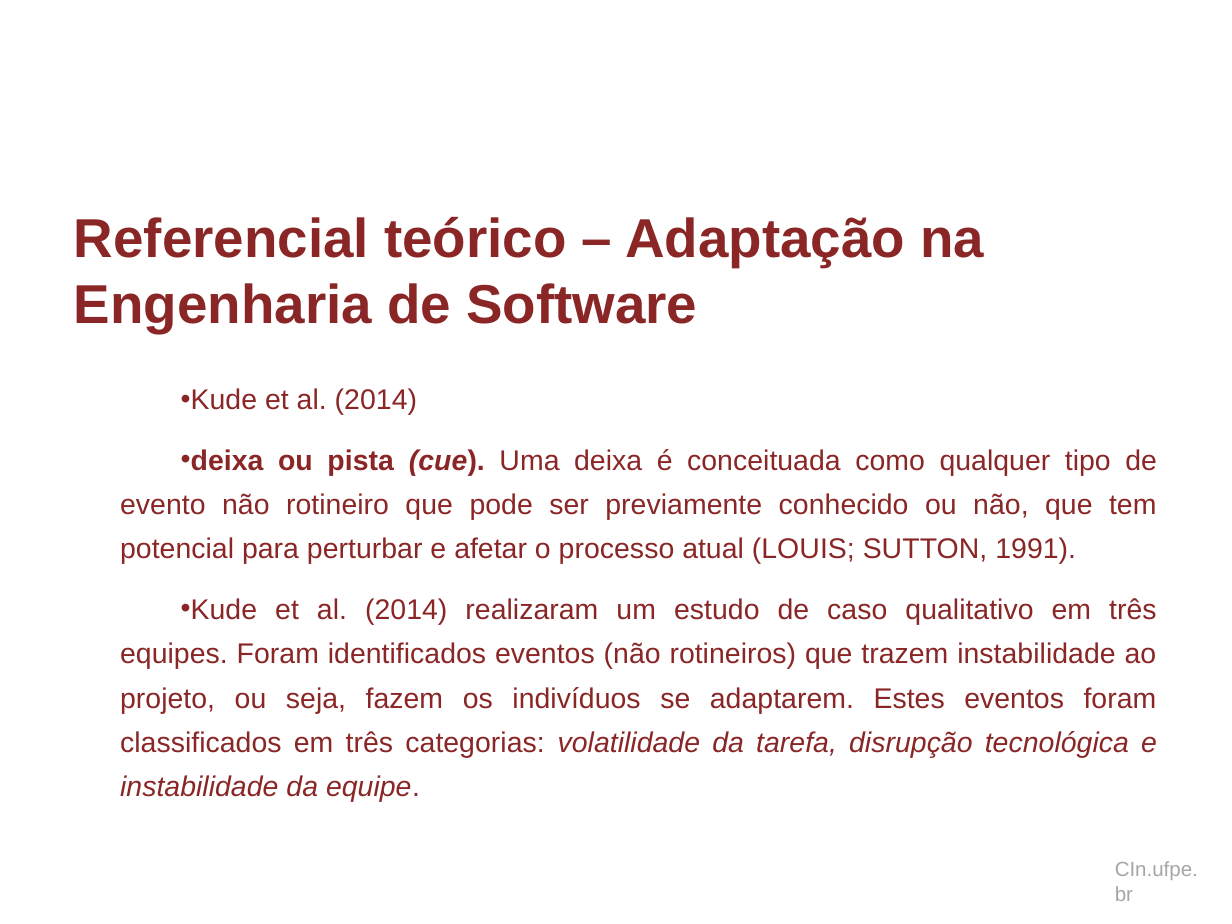
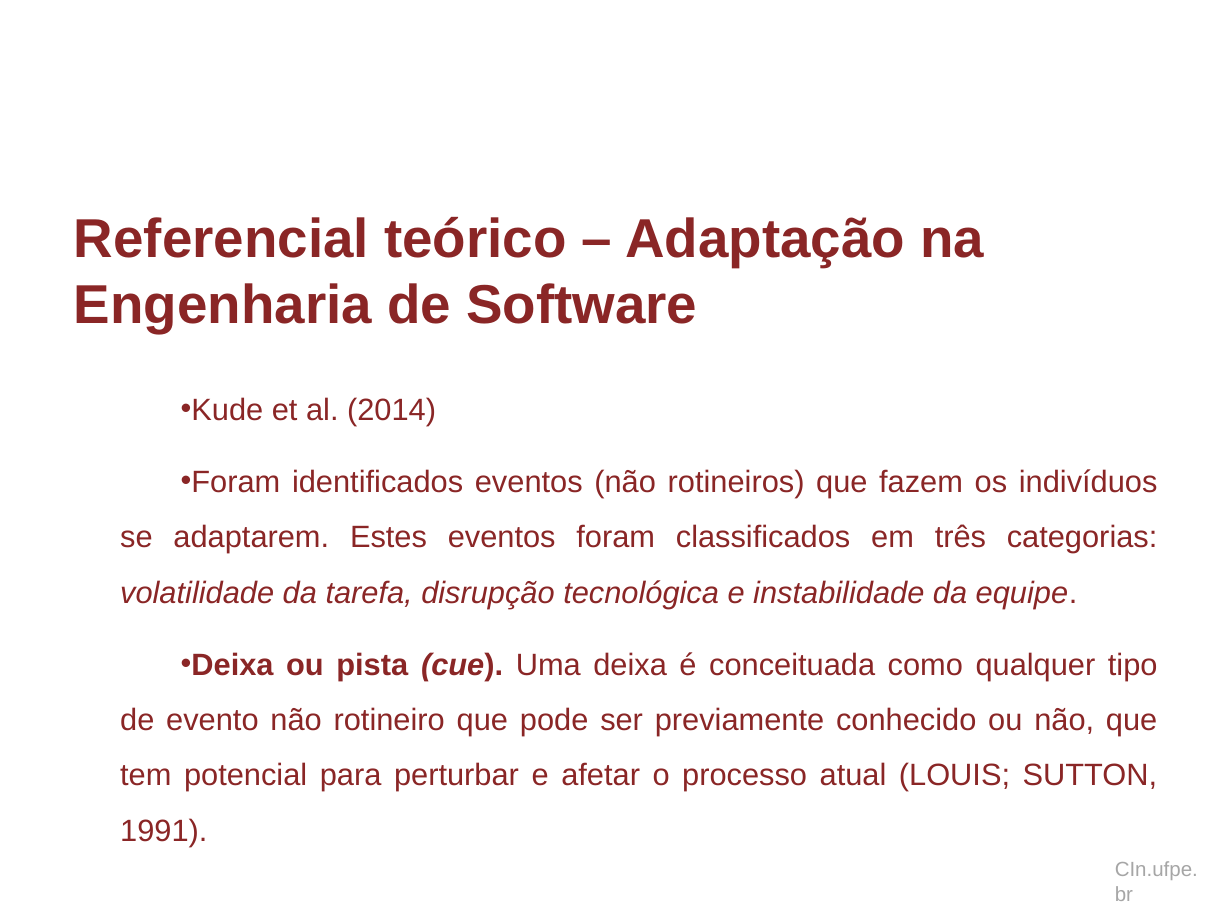
Before and after one commit to dan1lo/doutoradoR, a slide deck: slide 30 of apresentacao doutorado.pptx (slide 25 before the commit). Drawn at 1232x924 pixels with LibreOffice and Linux fonts; fonts in the diff are those of the drawing; background and template pictures are left out. Boxes give left, top, right and bottom in pixels: in the first picture for what was removed or moved away, otherwise in the second. Text is boxed around its words. In the diff, an @@ line names an element or a change of style, - is before the commit and + after.

Commit message:
atuzliacao apresentacao
atualiar

```diff
--- a/apresentacao doutorado.pptx
+++ b/apresentacao doutorado.pptx
@@ text at (x1=181, y1=397, x2=436, y2=426): size 16.6 to 18 pt in "Kude et al. (2014)"; line spacing 1.3 to 1.5 @@
@@ text at (x1=120, y1=469, x2=1158, y2=847): text changed; size 16.6 to 18 pt @@
-• deixa ou pista (cue). Uma deixa é conceituada como qualquer tipo de evento não rotineiro que pode ser previamente conhecido ou não, que tem potencial para perturbar e afetar o processo atual (LOUIS; SUTTON, 1991).
-• Kude et al. (2014) realizaram um estudo de caso qualitativo em três equipes. Foram identificados eventos (não rotineiros) que trazem instabilidade ao projeto, ou seja, fazem os indivíduos se adaptarem. Estes eventos foram classificados em três categorias: volatilidade da tarefa, disrupção tecnológica e instabilidade da equipe.
+• Foram identificados eventos (não rotineiros) que fazem os indivíduos se adaptarem. Estes eventos foram classificados em três categorias: volatilidade da tarefa, disrupção tecnológica e instabilidade da equipe.
+• Deixa ou pista (cue). Uma deixa é conceituada como qualquer tipo de evento não rotineiro que pode ser previamente conhecido ou não, que tem potencial para perturbar e afetar o processo atual (LOUIS; SUTTON, 1991).
```
Also in this commit, not shown: 55 other slides changed, 33 slides added, 12 slides removed, 1 other file.
